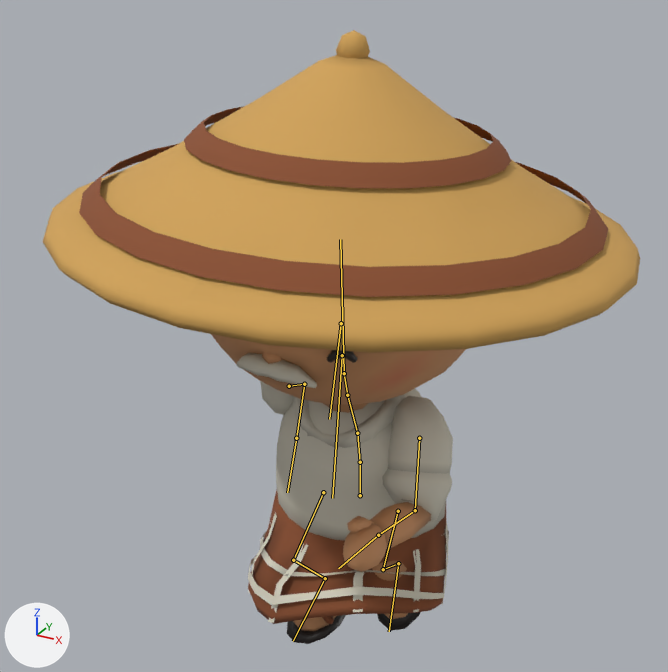
The glTF model game/assets/models/char_kakek.glb as it was, and as the next commit left it.
Rendered twice from a 50 mm lens placed at (0.622, -1.236, 1.204), pointed at (-0.003, -0.099, 0.636). The axes (+X, +Y, +Z) are drawn at lower left. The lights are the same throughout. The picture after the commit comes second. Both versions are drawn at frame 9 of the action 'run'; the numbers are the values there. The bones that change, and the others that lie on the model, are drawn over the model as lines.

Names of what the first picture shows: 'Body'.
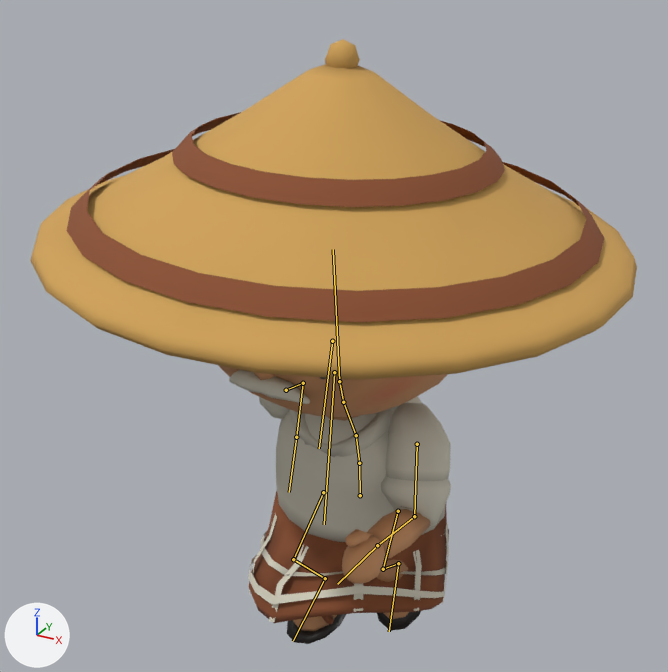
What differs and where, as boxes (x1, y1, x2, y2) in the pictures (668 x 672 px):
```json
{"object": "Body", "change": "posed", "before": [43, 30, 640, 644], "after": [30, 39, 637, 644]}
{"bone": "hips", "before": "(360, 495) to (360, 463)", "after": "(360, 495) to (359, 464)"}
{"bone": "spine", "before": "(360, 462) to (357, 433)", "after": "(359, 463) to (356, 435)"}
{"bone": "chest", "before": "(357, 433) to (347, 395)", "after": "(356, 435) to (343, 402)"}
{"bone": "neck", "before": "(347, 395) to (344, 373)", "after": "(343, 402) to (339, 381)"}
{"bone": "head", "before": "(344, 373) to (340, 239)", "after": "(339, 381) to (333, 249)"}
```

Edits to the scene script, one JSON object a line:
```json
{"block": "bone_hips", "where": "bone_hips = bpy.data.objects['char_kakek'].pose.bones['hips']"}
{"op": "set", "path": "bone_hips.rotation_quaternion", "old": "(0.996, 0.064, 0.062, -0.021)", "new": "(0.994, 0.082, 0.062, -0.022)", "note": "degrees (7, 7, -2) -> degrees (9, 7, -2)"}
{"block": "bone_spine", "where": "bone_spine = bpy.data.objects['char_kakek'].pose.bones['spine']  # child of 'hips'"}
{"op": "set", "path": "bone_spine.rotation_quaternion", "old": "(0.997, 0.071, -0.03, 0.004)", "new": "(0.996, 0.081, -0.03, 0.004)", "note": "degrees (8, -3, 0) -> degrees (9, -3, 0)"}
{"block": "bone_chest", "where": "bone_chest = bpy.data.objects['char_kakek'].pose.bones['chest']  # child of 'spine'"}
{"op": "set", "path": "bone_chest.rotation_quaternion", "old": "(0.993, 0.092, -0.079, 0.005)", "new": "(0.991, 0.106, -0.078, 0.006)", "note": "degrees (11, -9, 0) -> degrees (12, -9, 0)"}
{"block": "bone_neck", "where": "bone_neck = bpy.data.objects['char_kakek'].pose.bones['neck']  # child of 'chest'"}
{"op": "set", "path": "bone_neck.rotation_quaternion", "old": "(0.997, -0.063, 0.042, 0.003)", "new": "(0.996, -0.073, 0.042, 0.003)", "note": "degrees (-7, 5, 0) -> degrees (-8, 5, 0)"}
{"block": "bone_head", "where": "bone_head = bpy.data.objects['char_kakek'].pose.bones['head']  # child of 'neck'"}
{"op": "set", "path": "bone_head.rotation_quaternion", "old": "(0.996, -0.084, 0.024, -0.006)", "new": "(0.995, -0.098, 0.024, -0.005)", "note": "degrees (-10, 3, -1) -> degrees (-11, 3, -1)"}
```
